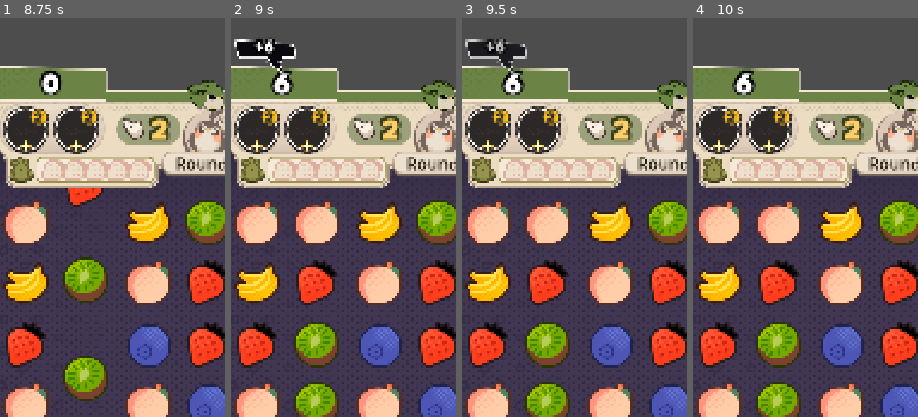
Above: before the commit, frames 1-4 (left to right).
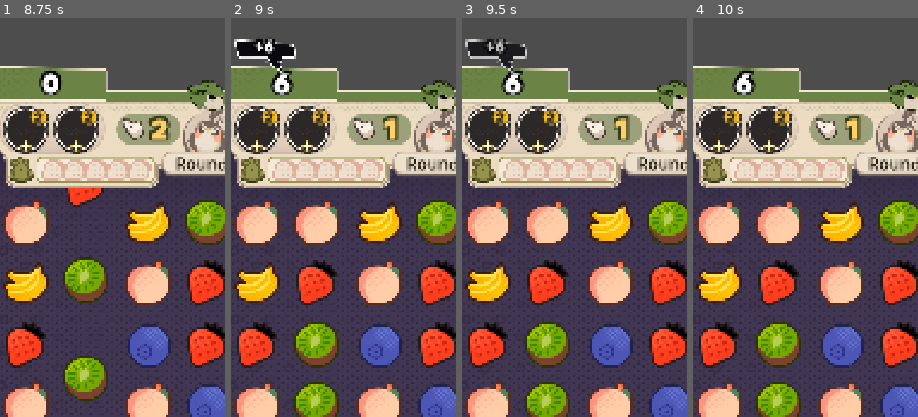
Above: after the commit, the same moments.

Repository: kakachaDev/origami-battle-godot
Game: Godot game, scene res://Assets/Scenes/game.tscn
The game is run twice, just before and just after one commit, with the same random seed, the same clock (stepped at 60 frames per second) and the same inputs.
Inputs (mouse positions are % of the whole screen's width and height, from its top left):
- Up to frame 1 (8.75 s): click "Правила" at 0.5 s; click "Подробности" at 1.25 s; click (10, 34) at 2.02 s; click "Правила" at 2.75 s; click "Подробности" at 3.5 s; click (10, 34) at 4.27 s; click "Правила" at 5 s; click "Подробности" at 5.75 s; click (10, 34) at 6.52 s; tap Enter at 7.25 s; drag from (50, 69) to (60, 28) at 7.27 s; drag from (30, 55) to (45, 70) at 8.02 s
- Up to frame 2 (9 s): move the mouse to (60, 28) at 8.77 s; click (60, 28) at 8.92 s
- Up to frame 3 (9.5 s): no input
- Up to frame 4 (10 s): drag from (45, 70) to (20, 35) at 9.52 s
The pictures show only the part of the screen within x 4-54%, y 20-70%; the shares and areas given below are measured in that part.

Frame 1 is identical in both runs. In frame 2, 0.4% of the frame differs, in the area x 66-76%, y 24-31%; in frame 3, 0.4%; in frame 4, 0.4%.

Commit message:
Bonus turn on 3+ match groups instead of 4+ gems destroyed
Co-Authored-By: Claude Sonnet 4.6 <noreply@anthropic.com>

Diff:
--- a/Assets/Scripts/GameBoard.gd
+++ b/Assets/Scripts/GameBoard.gd
@@ -34,8 +34,9 @@
 var _r_passive_charge: int = 0
 
 var _event_queue: Array = []
-
-signal move_completed(gems_by_type: Dictionary)
+var _move_match_count: int = 0
+
+signal move_completed(gems_by_type: Dictionary, match_count: int)
 signal passive_charged(player: int, charge: int, source_world_pos: Vector2)
 signal passive_fire_requested(player: int, icon_targets: Array)
 signal passive_fire_completed
@@ -112,6 +113,7 @@
 	_board.swap(pos_a, pos_b)
 
 	_event_queue.clear()
+	_move_match_count = 0
 	_simulate_swap(pos_a, pos_b)
 
 	if _event_queue.is_empty():
@@ -124,7 +126,7 @@
 	_cells[pos_b.x][pos_b.y] = cell_a
 
 	var gems_by_type := await _play_event_queue()
-	move_completed.emit(gems_by_type)
+	move_completed.emit(gems_by_type, _move_match_count)
 	_busy = false
 
 # ── Simulation (synchronous) ──────────────────────────────────────────────────
@@ -173,6 +175,7 @@
 		var groups := _board.find_match_groups()
 		if groups.is_empty():
 			return
+		_move_match_count += groups.size()
 		var spawn_hosts: Dictionary = {}
 		var all_matches: Array[Vector2i] = []
 		for group in groups:
@@ -306,6 +309,7 @@
 	if cascade.is_empty():
 		return
 	var cascade_groups := _board.find_match_groups()
+	_move_match_count += cascade_groups.size()
 	var cascade_spawn: Dictionary = {}
 	var cascade_all: Array[Vector2i] = []
 	for group in cascade_groups:
--- a/Assets/Scripts/GameManager.gd
+++ b/Assets/Scripts/GameManager.gd
@@ -48,11 +48,11 @@
 		r_passive_charge = charge
 	passive_charge_updated.emit(player, charge)
 
-func _on_move_completed(gems_by_type: Dictionary) -> void:
+func _on_move_completed(gems_by_type: Dictionary, match_count: int) -> void:
 	var total := 0
 	for c in gems_by_type.values():
 		total += c
-	var bonus_move := total > 3
+	var bonus_move := match_count >= 3
 	if current_player == LEFT:
 		l_score += total
 		player_scored.emit(LEFT, total)
